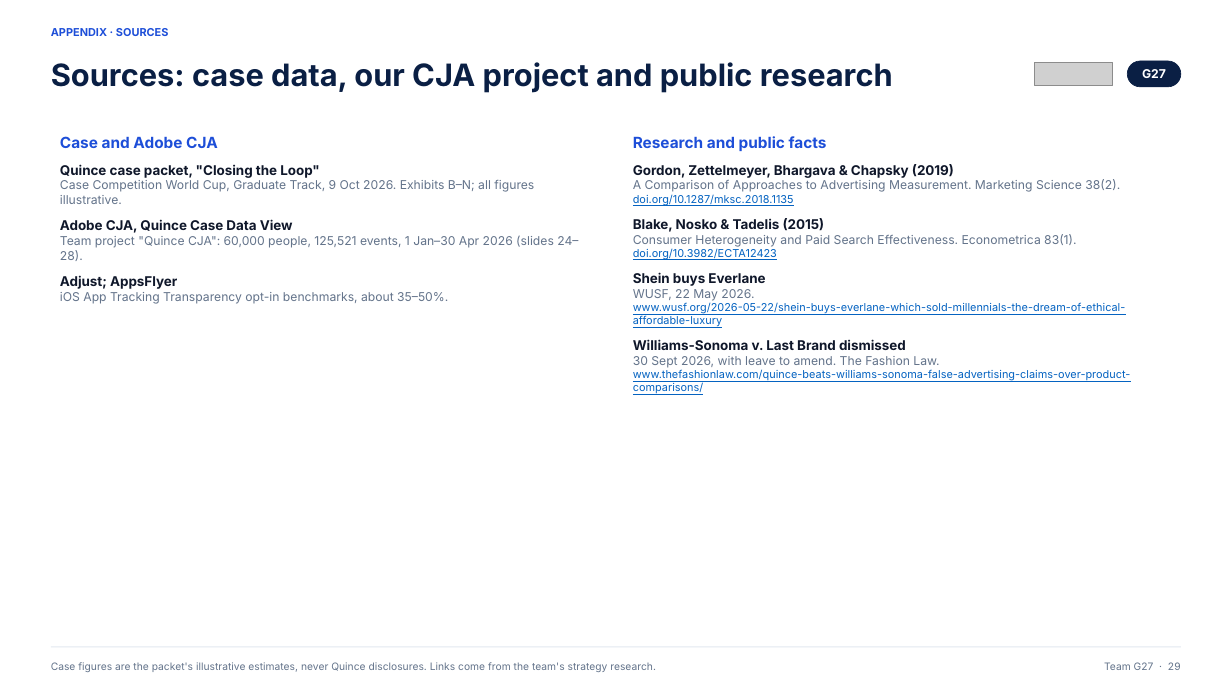
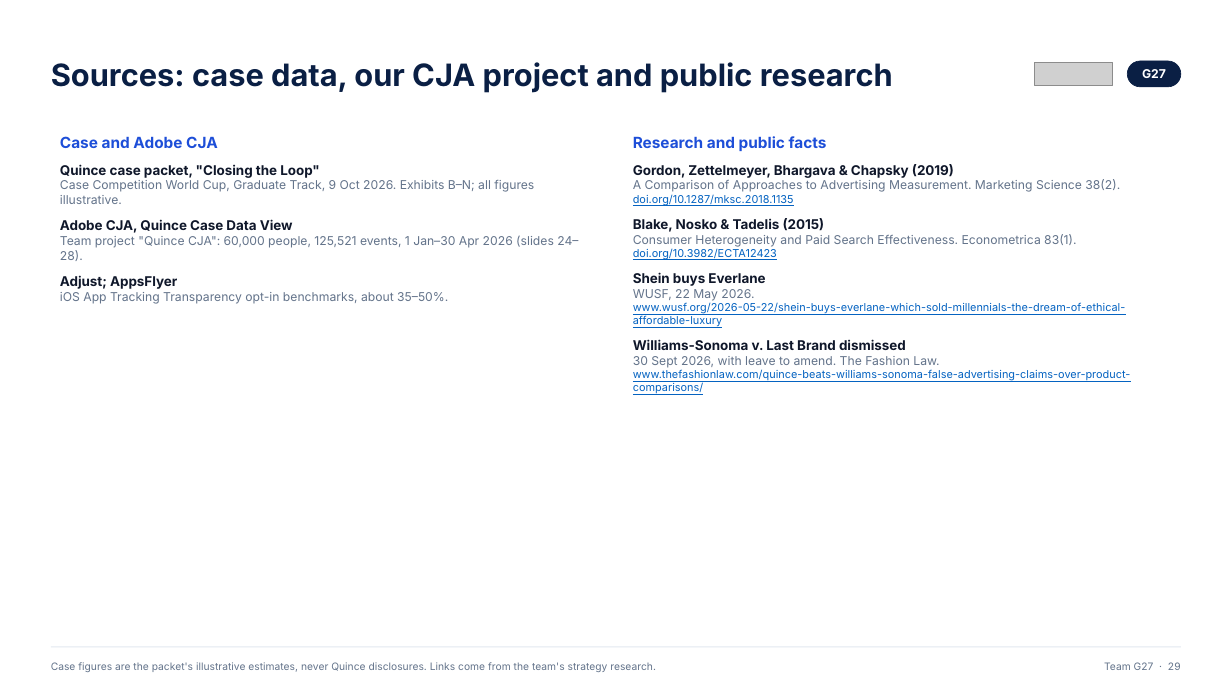
Before and after one commit to ANNYM25/Quince, a slide deck: slide 29 of deck/Team G27.pptx. Drawn at 1232x693 pixels with LibreOffice and Linux fonts; fonts in the diff are those of the drawing; grey boxes stand for pictures. Boxes give left, top, right and bottom in pixels: in the first picture for what was removed or moved away, otherwise in the second. Text is boxed around its words. In the diff, an @@ line names an element or a change of style, - is before the commit and + after.

```diff
--- a/deck/Team G27.pptx
+++ b/deck/Team G27.pptx
@@ text removed at <box>51,28,169,36</box> @@
-APPENDIX · SOURCES
```
Also in this commit, not shown: 26 other slides changed, 3 other files.
